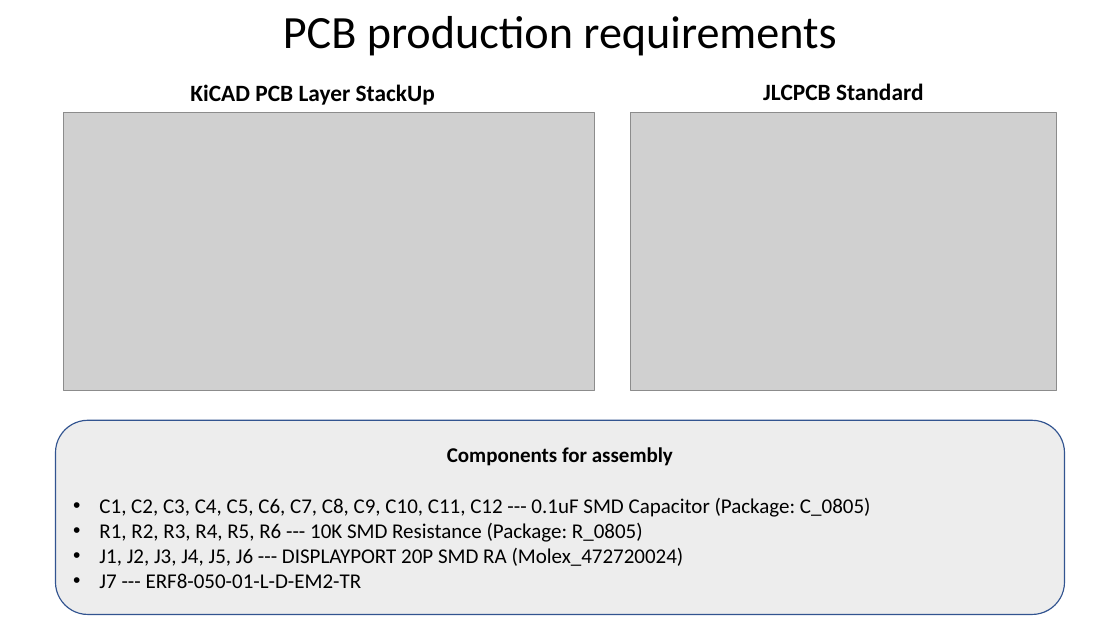
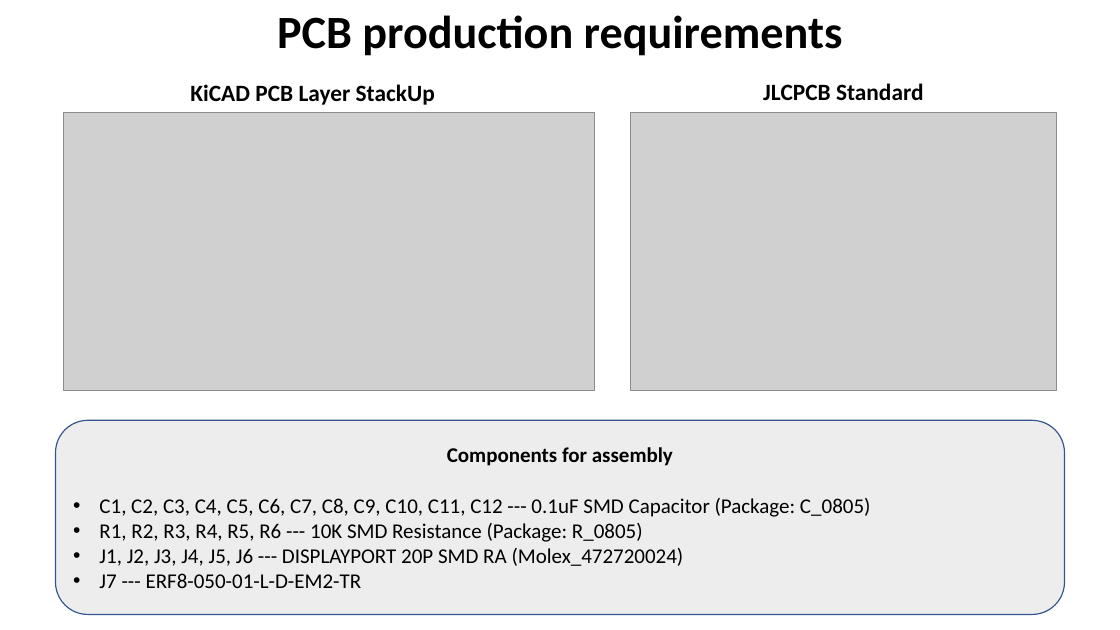
Before and after one commit to zazachubin/RD53B_Quad_6DP_to_ERF8_Data_Adapter, a slide deck: slide 3 of Docs/Production Guide.pptx. Drawn at 1120x630 pixels with LibreOffice and Linux fonts; fonts in the diff are those of the drawing; grey boxes stand for pictures. Boxes give left, top, right and bottom in pixels: in the first picture for what was removed or moved away, otherwise in the second. Text is boxed around its words. In the diff, an @@ line names an element or a change of style, - is before the commit and + after.

Commit message:
add Panel board production gerber files

```diff
--- a/Docs/Production Guide.pptx
+++ b/Docs/Production Guide.pptx
@@ title "PCB production requirements" at (x1=277, y1=15, x2=843, y2=56): bold on @@
```
Also in this commit, not shown: 2 other slides changed, 2 slides added, 28 other files.
